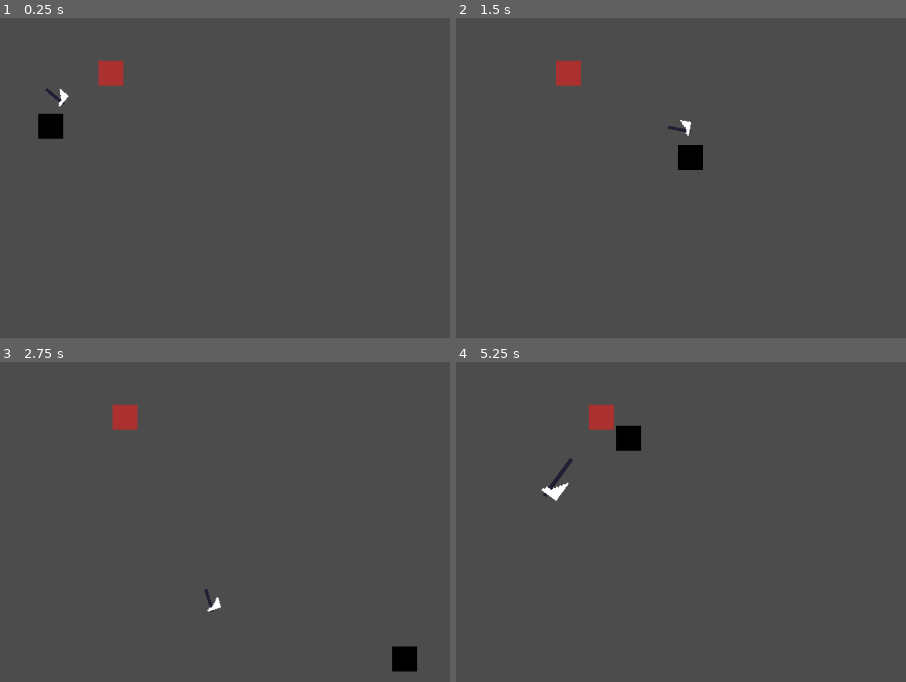
Above: before the commit, frames 1-4 (two rows, left to right).
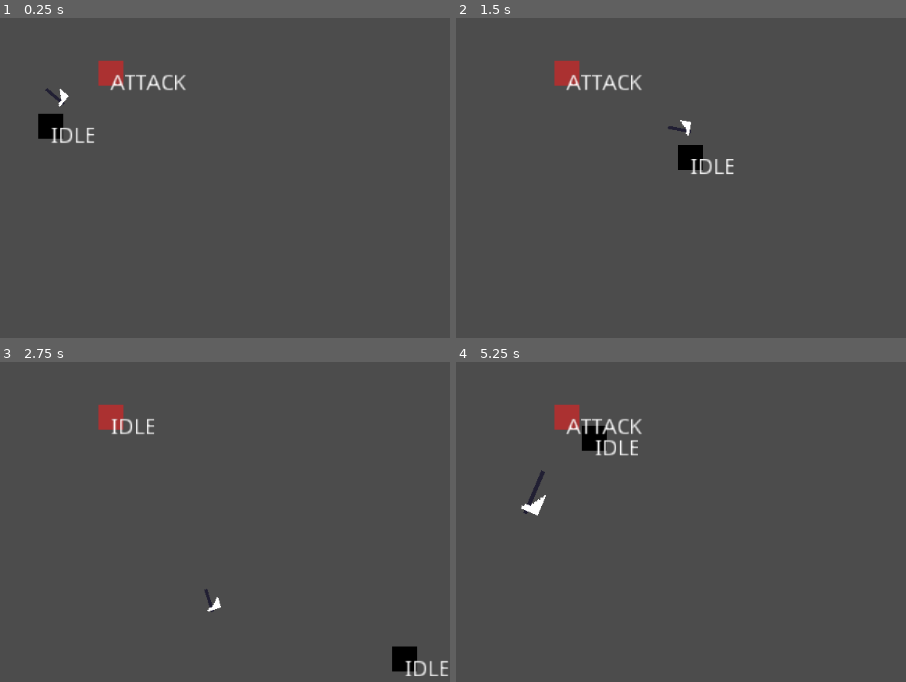
Above: after the commit, the same moments.

Repository: renzoventura/god-of-war
Game: Godot game, scene res://scenes/level/TemplateLevel.tscn
Same seed, same stepped clock (60 frames per second), same inputs: the game is played once before the commit and once after it.
Inputs (mouse positions are in pixels of both pictures, inside the frame that each line leads up to):
- Up to frame 1 (0.25 s): no input
- Up to frame 2 (1.5 s): tap Enter at 0.5 s; move the mouse to (681, 104) at 0.52 s; hold D (right) 0.53-1.28 s; click (681, 104) at 0.6 s; tap Space (dash) at 0.8, 1.35 s; move the mouse to (outside the picture) at 1.27 s; hold S (down) from 1.28 s (still down)
- Up to frame 3 (2.75 s): right-click (outside the picture) at 1.55 s; move the mouse to (130, 368) at 2.02 s; release S (down) at 2.03 s; hold D (right) from 2.03 s (still down); right-click (130, 368) at 2.1 s; click (130, 368) at 2.3 s
- Up to frame 4 (5.25 s): move the mouse to (465, 563) at 2.77 s; release D (right) at 2.78 s; hold W (up) 2.78-3.53 s; click (465, 563) at 2.85 s; tap Space (dash) at 3.05, 3.6 s; move the mouse to (744, 541) at 3.52 s; hold A (left) 3.53-5.03 s; right-click (744, 541) at 3.8 s; move the mouse to (outside the picture) at 4.27 s; right-click (outside the picture) at 4.35 s; click (outside the picture) at 4.55 s; move the mouse to (546, 470) at 5.02 s; hold S (down) from 5.03 s (still down); click (546, 470) at 5.1 s

The runs differ from the first frame. In frame 1, 0.6% of the frame differs, in the area x 11-42%, y 17-40%; in frame 2, 0.6%; in frame 3, 0.9%; in frame 4, 2.4%, in the area x 14-42%, y 13-49%.

Commit message:
Add hurt state on enemy

Diff:
--- a/scenes/enemy/Enemy.gd
+++ b/scenes/enemy/Enemy.gd
@@ -1,12 +1,16 @@
 extends KinematicBody2D
 
-enum {IDLE, FROZEN, ATTACK}
+enum {IDLE, FROZEN, ATTACK, HURT}
 const swing_damage = 3
 const thrown_damage = 1
+
+onready var state_label = $State
+onready var staggerTimer = $StaggerTime
+
 var motion = Vector2(0,0)
 var isFrozen = false;
 var state: int = IDLE
-var health = 5
+var health = 10
 
 # Called when the node enters the scene tree for the first time.
 func _ready():
@@ -20,30 +24,36 @@
 			frozen()
 		ATTACK:
 			attack()
+		HURT:
+			hurt()
 
 func idle():
-	move()
-	move_and_slide(motion)
+	state_label.text = "IDLE"
+#	move()
+#	move_and_slide(motion)
+	pass
 
 func frozen():
+	state_label.text = "FROZEN"
 	pass
 
 func move():
 	motion.x = 10
 
 func attack():
-#	print("Attacking!")
+	state_label.text = "ATTACK"
 	pass
 
 func hit(damage):
-	print("DAMAGE: " + str(damage))
+	state = HURT
+	staggerTimer.start()
 	health -= damage
 	if(health <= 0):
 		queue_free()
 
 
 func _on_EnemyHitbox_area_entered(area):
-	if (area.name == "SwordArea"):
+	if (area.name == "SwordArea" and state != HURT):
 		if(area.get_parent().is_flying()):
 			hit(thrown_damage)
 		else:
@@ -58,11 +68,18 @@
 		state = IDLE
 
 func _on_DectectionZone_body_entered(body):
-	if(body.name == "Player"):
-		print("Detect Player")
+	if(body.name == "Player" and state != FROZEN):
+#		print("Detect Player")
 		state = ATTACK
 
 func _on_DectectionZone_body_exited(body):
-	if(body.name == "Player"):
-		print("Detect LEAVING Player")
+	if(body.name == "Player" and state != FROZEN ):
+#		print("Detect LEAVING Player")
 		state = IDLE
+
+func hurt():
+	state_label.text = "HURT"
+#	print("State is hurt")
+
+func _on_StaggerTime_timeout():
+	state = IDLE
--- a/scenes/enemy/Enemy.tscn
+++ b/scenes/enemy/Enemy.tscn
@@ -36,6 +36,18 @@
 
 [node name="CollisionShape2D" type="CollisionShape2D" parent="AI/DectectionZone"]
 shape = SubResource( 3 )
+
+[node name="State" type="Label" parent="."]
+margin_right = 40.0
+margin_bottom = 14.0
+text = "STATE"
+__meta__ = {
+"_edit_use_anchors_": false
+}
+
+[node name="StaggerTime" type="Timer" parent="."]
+one_shot = true
 [connection signal="area_entered" from="EnemyHitbox" to="." method="_on_EnemyHitbox_area_entered"]
 [connection signal="body_entered" from="AI/DectectionZone" to="." method="_on_DectectionZone_body_entered"]
 [connection signal="body_exited" from="AI/DectectionZone" to="." method="_on_DectectionZone_body_exited"]
+[connection signal="timeout" from="StaggerTime" to="." method="_on_StaggerTime_timeout"]
--- a/scenes/player/Player.gd
+++ b/scenes/player/Player.gd
@@ -21,6 +21,7 @@
 onready var player_hit_box = $"CollisionShape2D"
 onready var dashTimer = $"DashTimer"
 onready var staminaChargerTimer = $"StaminaChargerTimer"
+onready var playerStateLabel = $"PlayerState"
 
 var stamina = 5
 
@@ -31,12 +32,14 @@
 	match state:
 		IDLE:
 			idle()
+
 		DASH:
 			dashing(delta)
 		HURT:
 			pass
 
 func idle():
+	playerStateLabel.text = "IDLE"
 	move()
 	move_sword()
 	dash()
@@ -86,6 +89,7 @@
 		return false
 
 func dashing(delta):
+	playerStateLabel.text = "DASH"
 	move()
 	dash_acc += delta
 	SPEED = 500
--- a/scenes/player/Player.tscn
+++ b/scenes/player/Player.tscn
@@ -33,5 +33,13 @@
 [node name="DashTimer" type="Timer" parent="."]
 
 [node name="StaminaChargerTimer" type="Timer" parent="."]
+
+[node name="PlayerState" type="Label" parent="."]
+margin_right = 40.0
+margin_bottom = 14.0
+text = "STATE"
+__meta__ = {
+"_edit_use_anchors_": false
+}
 [connection signal="timeout" from="DashTimer" to="." method="_on_DashTimer_timeout"]
 [connection signal="timeout" from="StaminaChargerTimer" to="." method="_on_StaminaCharger_timeout"]
